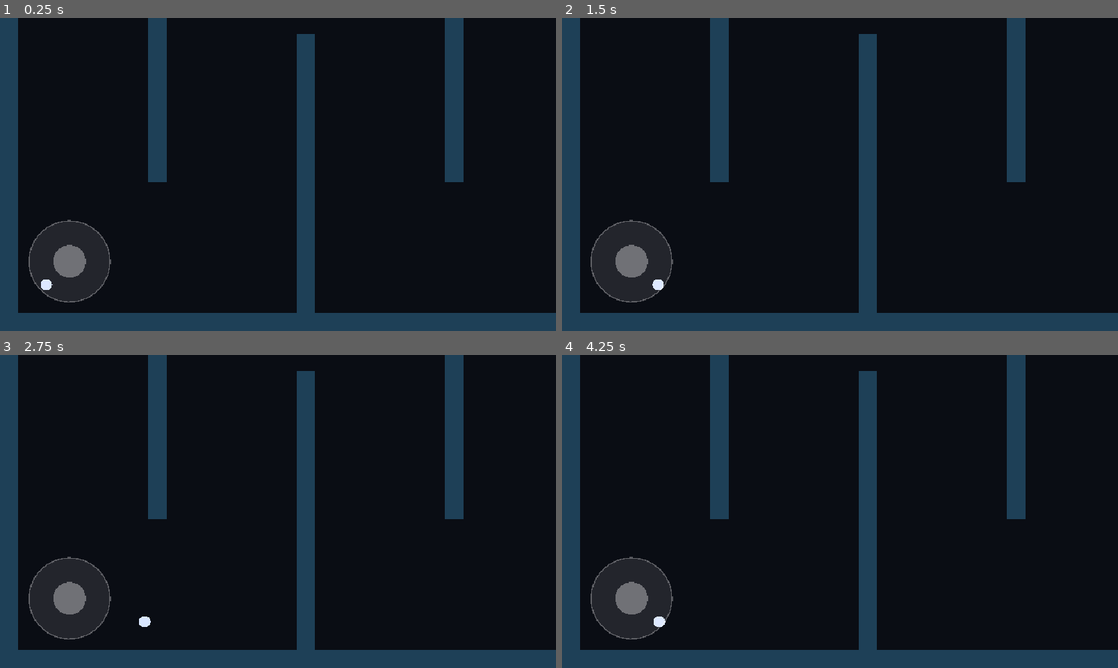
Above: before the commit, frames 1-4 (two rows, left to right).
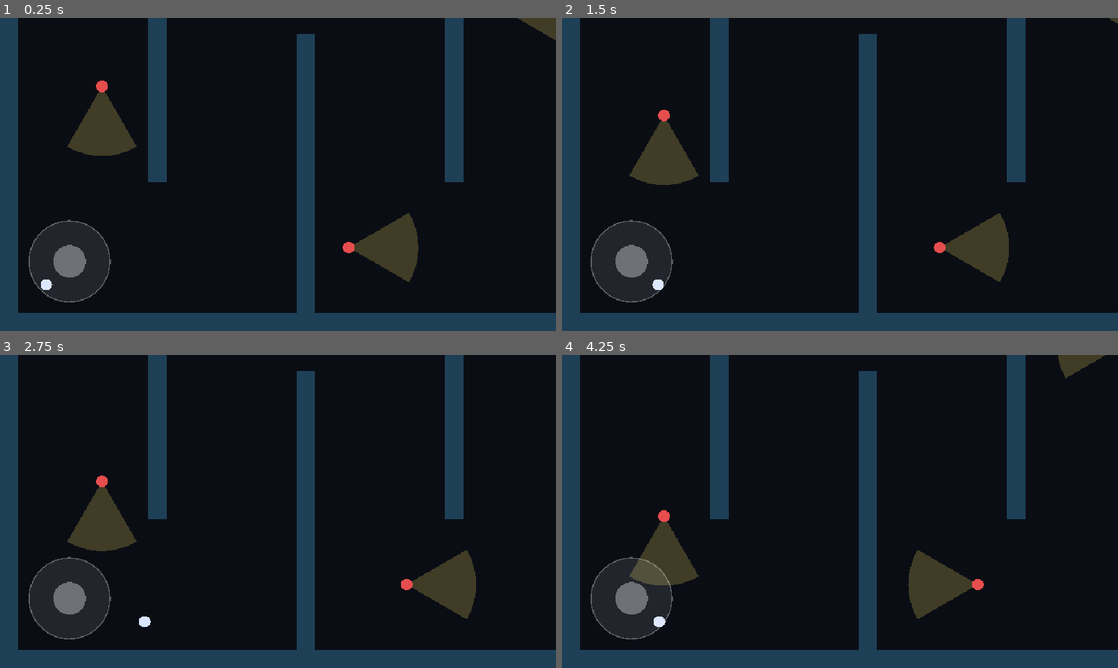
Above: after the commit, the same moments.

Repository: ckopp22/Sneaky
Game: Godot game, scene res://scenes/main.tscn
The game is run twice, just before and just after one commit, with the same random seed, the same clock (stepped at 60 frames per second) and the same inputs.
Inputs (mouse positions are in pixels of both pictures, inside the frame that each line leads up to):
- Up to frame 1 (0.25 s): no input
- Up to frame 2 (1.5 s): move the mouse to (962, 158) at 0.52 s; hold D 0.53-1.25 s; click (962, 158) at 0.67 s; drag from (728, 190) to (812, 237) at 1.27 s
- Up to frame 3 (2.75 s): move the mouse to (333, 442) at 2.02 s; hold D from 2.03 s (still down)
- Up to frame 4 (4.25 s): release D at 2.75 s; drag from (812, 574) to (673, 464) at 2.77 s; move the mouse to (1006, 558) at 3.52 s; hold A from 3.53 s (still down)

The runs differ from the first frame. In frame 1, 3.3% of the frame differs, in the area x 12-100%, y 0-85%; in frame 2, 3.0%; in frame 3, 3.0%; in frame 4, 3.3%, in the area x 12-98%, y 0-85%.

Commit message:
Phase 2: patrolling guards, raycast vision cones, grace-timer detection, fail popup
Co-Authored-By: Claude Sonnet 5.5 <noreply@anthropic.com>

Diff:
--- a/assets/levels/test.json
+++ b/assets/levels/test.json
@@ -5,6 +5,12 @@
   "tileSize": 32,
   "playerStart": [2, 21],
   "goal": { "rect": [36, 2, 2, 2] },
+  "guards": [
+    { "path": [[5, 10], [5, 18]], "speed": 40, "fov": 60, "range": 120, "pause": 1.0 },
+    { "path": [[10, 3], [14, 3]], "speed": 40, "fov": 60, "range": 120, "pause": 1.0 },
+    { "path": [[18, 19], [22, 19]], "speed": 40, "fov": 60, "range": 120, "pause": 1.0 },
+    { "path": [[26, 6], [30, 6]], "speed": 40, "fov": 60, "range": 120, "pause": 1.0 }
+  ],
   "walls": [
     [0, 0, 40, 1], [0, 23, 40, 1], [0, 0, 1, 24], [39, 0, 1, 24],
     [8, 1, 1, 15], [16, 8, 1, 15], [24, 1, 1, 15], [32, 8, 1, 15]
--- /dev/null
+++ b/scenes/fail_popup.tscn
@@ -0,0 +1,46 @@
+[gd_scene load_steps=2 format=3]
+
+[ext_resource type="Script" path="res://scripts/fail_popup.gd" id="1_popup"]
+
+[node name="FailPopup" type="Control"]
+process_mode = 3
+visible = false
+layout_mode = 3
+anchors_preset = 15
+anchor_right = 1.0
+anchor_bottom = 1.0
+grow_horizontal = 2
+grow_vertical = 2
+script = ExtResource("1_popup")
+
+[node name="Dim" type="ColorRect" parent="."]
+layout_mode = 1
+anchors_preset = 15
+anchor_right = 1.0
+anchor_bottom = 1.0
+grow_horizontal = 2
+grow_vertical = 2
+color = Color(0, 0, 0, 0.6)
+
+[node name="Center" type="CenterContainer" parent="."]
+layout_mode = 1
+anchors_preset = 15
+anchor_right = 1.0
+anchor_bottom = 1.0
+grow_horizontal = 2
+grow_vertical = 2
+
+[node name="Box" type="VBoxContainer" parent="Center"]
+layout_mode = 2
+theme_override_constants/separation = 16
+
+[node name="Title" type="Label" parent="Center/Box"]
+layout_mode = 2
+theme_override_font_sizes/font_size = 32
+text = "Bummer... try again?"
+horizontal_alignment = 1
+
+[node name="TryAgain" type="Button" parent="Center/Box"]
+custom_minimum_size = Vector2(160, 48)
+layout_mode = 2
+text = "Try Again"
--- /dev/null
+++ b/scenes/guard.tscn
@@ -0,0 +1,6 @@
+[gd_scene load_steps=2 format=3]
+
+[ext_resource type="Script" path="res://scripts/guard.gd" id="1_guard"]
+
+[node name="Guard" type="Node2D"]
+script = ExtResource("1_guard")
--- a/scenes/main.tscn
+++ b/scenes/main.tscn
@@ -1,9 +1,10 @@
-[gd_scene load_steps=5 format=3]
+[gd_scene load_steps=6 format=3]
 
 [ext_resource type="Script" path="res://scripts/main.gd" id="1_main"]
 [ext_resource type="Script" path="res://scripts/level.gd" id="2_level"]
 [ext_resource type="PackedScene" path="res://scenes/player.tscn" id="3_player"]
 [ext_resource type="PackedScene" path="res://scenes/joystick.tscn" id="4_joystick"]
+[ext_resource type="PackedScene" path="res://scenes/fail_popup.tscn" id="5_popup"]
 
 [node name="Main" type="Node2D"]
 script = ExtResource("1_main")
@@ -29,3 +30,5 @@
 grow_horizontal = 2
 text = "Goal reached!"
 horizontal_alignment = 1
+
+[node name="FailPopup" parent="UI" instance=ExtResource("5_popup")]
--- a/scripts/config.gd
+++ b/scripts/config.gd
@@ -10,3 +10,16 @@
 const WALL_COLOR: Color = Color(0.12, 0.25, 0.34)
 const GOAL_COLOR: Color = Color(0.2, 0.9, 0.4, 0.35)
 const PLAYER_COLOR: Color = Color(0.85, 0.9, 1.0)
+
+const WALL_LAYER: int = 2
+const GRACE_TIME: float = 0.15
+const GUARD_RADIUS: float = 10.0
+const GUARD_SPEED: float = 40.0
+const GUARD_FOV: float = 60.0
+const GUARD_RANGE: float = 120.0
+const GUARD_PAUSE: float = 1.0
+const VISION_RAY_STEP_DEG: float = 2.0
+
+const GUARD_COLOR: Color = Color(0.9, 0.3, 0.3)
+const VISION_COLOR: Color = Color(1.0, 0.9, 0.4, 0.22)
+const ALERT_COLOR: Color = Color(1.0, 0.15, 0.15, 0.4)
--- /dev/null
+++ b/scripts/fail_popup.gd
@@ -0,0 +1,10 @@
+class_name FailPopup
+extends Control
+
+signal retry_pressed
+
+@onready var _button: Button = $Center/Box/TryAgain
+
+
+func _ready() -> void:
+	_button.pressed.connect(retry_pressed.emit)
--- /dev/null
+++ b/scripts/guard.gd
@@ -0,0 +1,108 @@
+class_name Guard
+extends Node2D
+
+signal spotted
+
+var path: Array[Vector2] = []
+var speed: float = Config.GUARD_SPEED
+var fov_deg: float = Config.GUARD_FOV
+var view_range: float = Config.GUARD_RANGE
+var pause_time: float = Config.GUARD_PAUSE
+var facing: Vector2 = Vector2.RIGHT
+
+var _next: int = 1
+var _step_dir: int = 1
+var _pause_left: float = 0.0
+var _seen_time: float = 0.0
+var _alerted: bool = false
+var _polygon: PackedVector2Array = PackedVector2Array()
+var _target: Node2D
+
+
+func setup(data: Dictionary, tile: float) -> void:
+	for point: Array in data["path"]:
+		path.append((Vector2(point[0], point[1]) + Vector2(0.5, 0.5)) * tile)
+	speed = float(data.get("speed", speed))
+	fov_deg = float(data.get("fov", fov_deg))
+	view_range = float(data.get("range", view_range))
+	pause_time = float(data.get("pause", pause_time))
+	position = path[0]
+	if path.size() > 1:
+		facing = (path[1] - path[0]).normalized()
+
+
+func _physics_process(delta: float) -> void:
+	if _target == null:
+		_target = get_tree().get_first_node_in_group("player") as Node2D
+	_patrol(delta)
+	_update_polygon()
+	_update_detection(delta)
+	queue_redraw()
+
+
+func _patrol(delta: float) -> void:
+	if path.size() < 2:
+		return
+	if _pause_left > 0.0:
+		_pause_left -= delta
+		return
+	var to_goal: Vector2 = path[_next] - position
+	var step: float = speed * delta
+	if to_goal.length() <= step:
+		position = path[_next]
+		if _next + _step_dir < 0 or _next + _step_dir >= path.size():
+			_step_dir = -_step_dir
+		_next += _step_dir
+		_pause_left = pause_time
+	else:
+		facing = to_goal.normalized()
+		position += facing * step
+
+
+func _update_polygon() -> void:
+	var space: PhysicsDirectSpaceState2D = get_world_2d().direct_space_state
+	var count: int = maxi(1, ceili(fov_deg / Config.VISION_RAY_STEP_DEG))
+	var half: float = deg_to_rad(fov_deg) / 2.0
+	_polygon = PackedVector2Array([Vector2.ZERO])
+	for i: int in count + 1:
+		var angle: float = facing.angle() + lerpf(-half, half, float(i) / float(count))
+		var end: Vector2 = global_position + Vector2.from_angle(angle) * view_range
+		var hit: Dictionary = space.intersect_ray(_ray(end))
+		if not hit.is_empty():
+			end = hit["position"]
+		_polygon.append(to_local(end))
+
+
+func _update_detection(delta: float) -> void:
+	if _target != null and _can_see(_target.global_position):
+		_seen_time += delta
+	else:
+		_seen_time = 0.0
+	if _seen_time >= Config.GRACE_TIME and not _alerted:
+		_alerted = true
+		spotted.emit()
+
+
+func _can_see(point: Vector2) -> bool:
+	var offset: Vector2 = point - global_position
+	if offset.length() > view_range:
+		return false
+	if absf(facing.angle_to(offset)) > deg_to_rad(fov_deg) / 2.0:
+		return false
+	return get_world_2d().direct_space_state.intersect_ray(_ray(point)).is_empty()
+
+
+func _ray(to: Vector2) -> PhysicsRayQueryParameters2D:
+	return PhysicsRayQueryParameters2D.create(global_position, to, Config.WALL_LAYER)
+
+
+func _draw() -> void:
+	var color: Color = Config.ALERT_COLOR if _seen_time > 0.0 else Config.VISION_COLOR
+	for i: int in range(1, _polygon.size() - 1):
+		var a: Vector2 = _polygon[i]
+		var b: Vector2 = _polygon[i + 1]
+		if absf(a.cross(b)) > 0.01:
+			draw_colored_polygon(PackedVector2Array([Vector2.ZERO, a, b]), color)
+	draw_circle(Vector2.ZERO, Config.GUARD_RADIUS, Config.GUARD_COLOR)
+	if _seen_time > 0.0:
+		draw_string(ThemeDB.fallback_font, Vector2(-4.0, -16.0), "!", HORIZONTAL_ALIGNMENT_LEFT, -1, 22, Color.RED)
--- a/scripts/level.gd
+++ b/scripts/level.gd
@@ -2,6 +2,9 @@
 extends Node2D
 
 signal goal_reached
+signal player_spotted
+
+const GUARD_SCENE: PackedScene = preload("res://scenes/guard.tscn")
 
 var map_size: Vector2 = Vector2.ZERO
 var player_start: Vector2 = Vector2.ZERO
@@ -31,6 +34,11 @@
 		_add_wall_body(rect)
 	_goal = _tile_rect(data["goal"]["rect"], tile)
 	_add_goal_area(_goal)
+	for guard_data: Dictionary in data.get("guards", []):
+		var guard := GUARD_SCENE.instantiate() as Guard
+		guard.setup(guard_data, tile)
+		guard.spotted.connect(player_spotted.emit)
+		add_child(guard)
 	queue_redraw()
 
 
@@ -41,6 +49,8 @@
 func _add_wall_body(rect: Rect2) -> void:
 	var body := StaticBody2D.new()
 	body.position = rect.get_center()
+	body.collision_layer = Config.WALL_LAYER
+	body.collision_mask = 0
 	body.add_child(_make_shape(rect.size))
 	add_child(body)
 
--- a/scripts/main.gd
+++ b/scripts/main.gd
@@ -1,17 +1,22 @@
 extends Node2D
 
 const LEVEL_PATH: String = "res://assets/levels/test.json"
+
+var _ended: bool = false
 
 @onready var _level: Level = $Level
 @onready var _player: Player = $Player
 @onready var _camera: Camera2D = $Player/Camera2D
 @onready var _joystick: Joystick = $UI/Joystick
 @onready var _message: Label = $UI/Message
+@onready var _fail_popup: FailPopup = $UI/FailPopup
 
 
 func _ready() -> void:
 	RenderingServer.set_default_clear_color(Config.BACKGROUND_COLOR)
 	_level.goal_reached.connect(_on_goal_reached)
+	_level.player_spotted.connect(_on_player_spotted)
+	_fail_popup.retry_pressed.connect(_on_retry)
 	_joystick.moved.connect(_player.set_joystick_vector)
 	if _level.load_json(LEVEL_PATH):
 		_player.position = _level.player_start
@@ -20,4 +25,20 @@
 
 
 func _on_goal_reached() -> void:
+	if _ended:
+		return
+	_ended = true
 	_message.show()
+
+
+func _on_player_spotted() -> void:
+	if _ended:
+		return
+	_ended = true
+	get_tree().paused = true
+	_fail_popup.show()
+
+
+func _on_retry() -> void:
+	get_tree().paused = false
+	get_tree().reload_current_scene()
--- a/scripts/player.gd
+++ b/scripts/player.gd
@@ -12,7 +12,10 @@
 
 
 func _ready() -> void:
+	add_to_group("player")
 	motion_mode = CharacterBody2D.MOTION_MODE_FLOATING
+	collision_layer = 1
+	collision_mask = Config.WALL_LAYER
 	(_shape.shape as CircleShape2D).radius = Config.PLAYER_RADIUS
 
 
Not shown, added: scripts/fail_popup.gd.uid
Not shown, added: scripts/guard.gd.uid
Not shown, changed: docs/index.html
Not shown, changed: docs/index.pck
